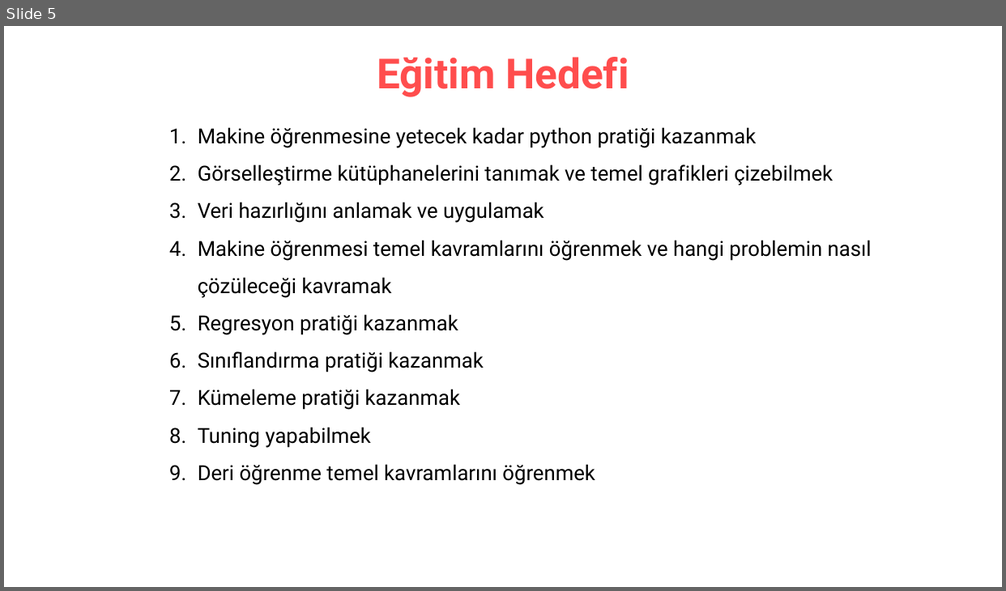
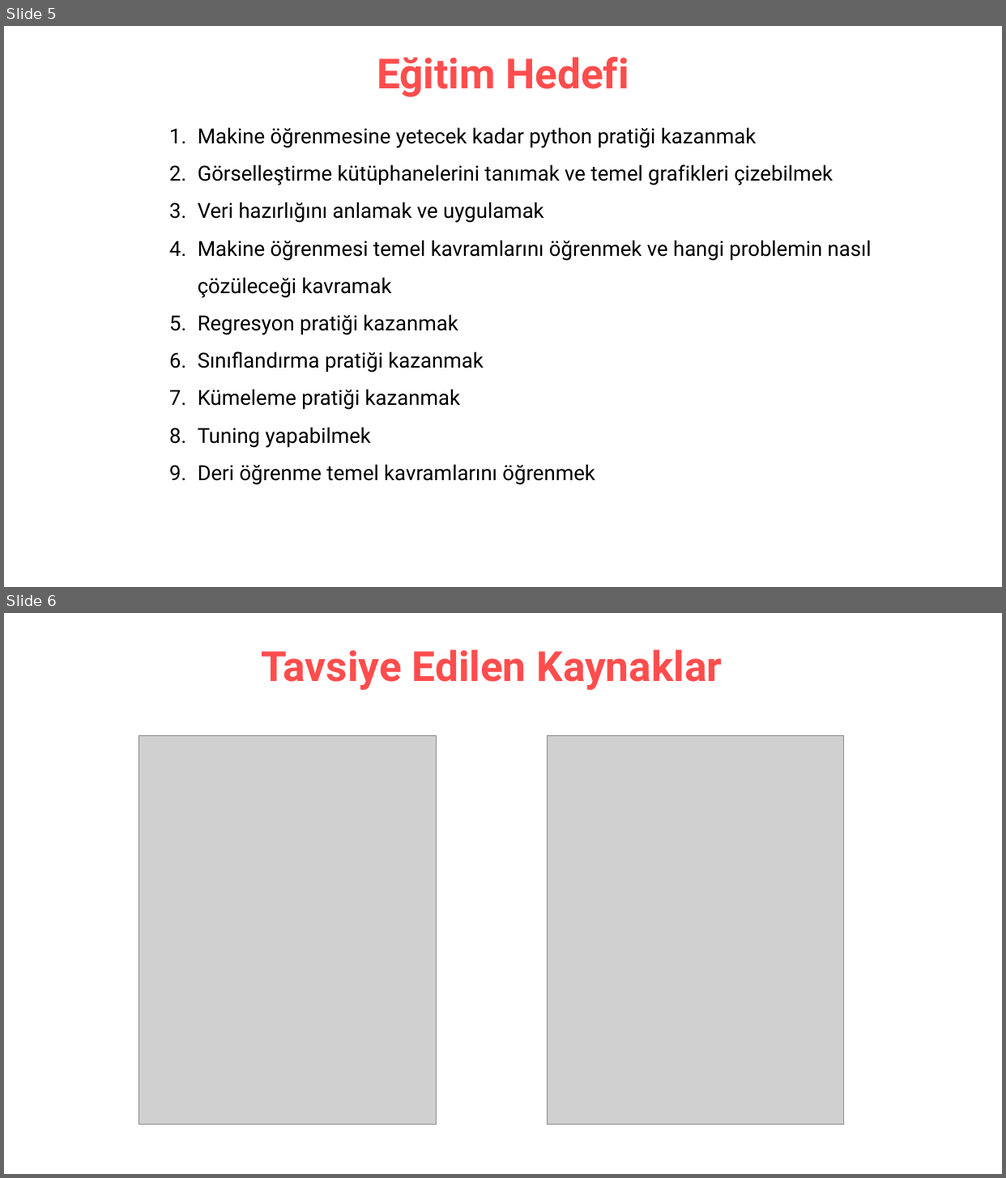
Before and after one commit to erkansirin78/machine-learning-with-python, a slide deck: opening_remarks.pptx. Shown one above the other, each under a label of ours: slide 5 before the commit, slides 5 and 6 after it. The pictures are 1006x591 and 1006x1178 pixels, drawn with LibreOffice and Linux fonts; fonts in the diff are those of the drawing; grey boxes stand for pictures. Boxes give left, top, right and bottom in pixels: in the first picture for what was removed or moved away, otherwise in the second. Text is boxed around its words. In the diff, an @@ line names an element or a change of style, - is before the commit and + after.

```diff
--- a/opening_remarks.pptx
+++ b/opening_remarks.pptx
@@ slide 6 added at <box>4,613,1002,1174</box>, background #FFFFFF @@
@@ title added at <box>261,649,722,690</box>, 40 pt, text #FF4D4D, bold @@
+Tavsiye Edilen Kaynaklar
@@ picture added at <box>139,735,437,1124</box> @@
@@ picture added at <box>548,735,844,1124</box> @@
```
Also in this commit, not shown: 1 other slide added, 15 other files.
